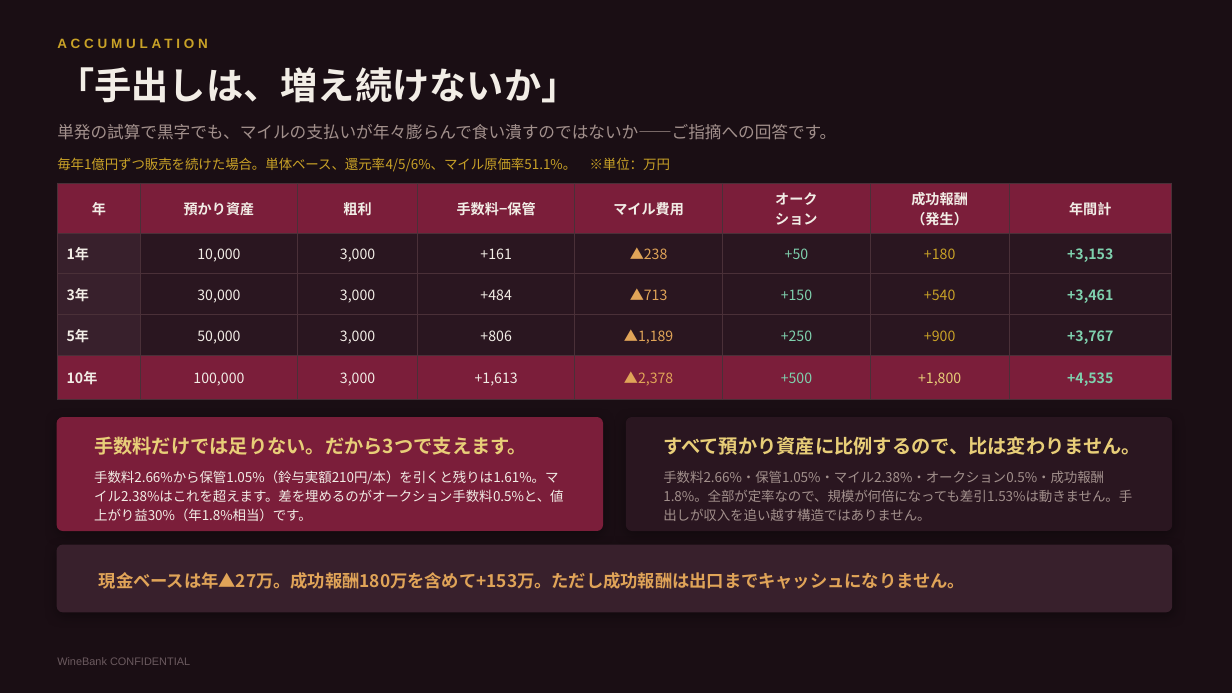
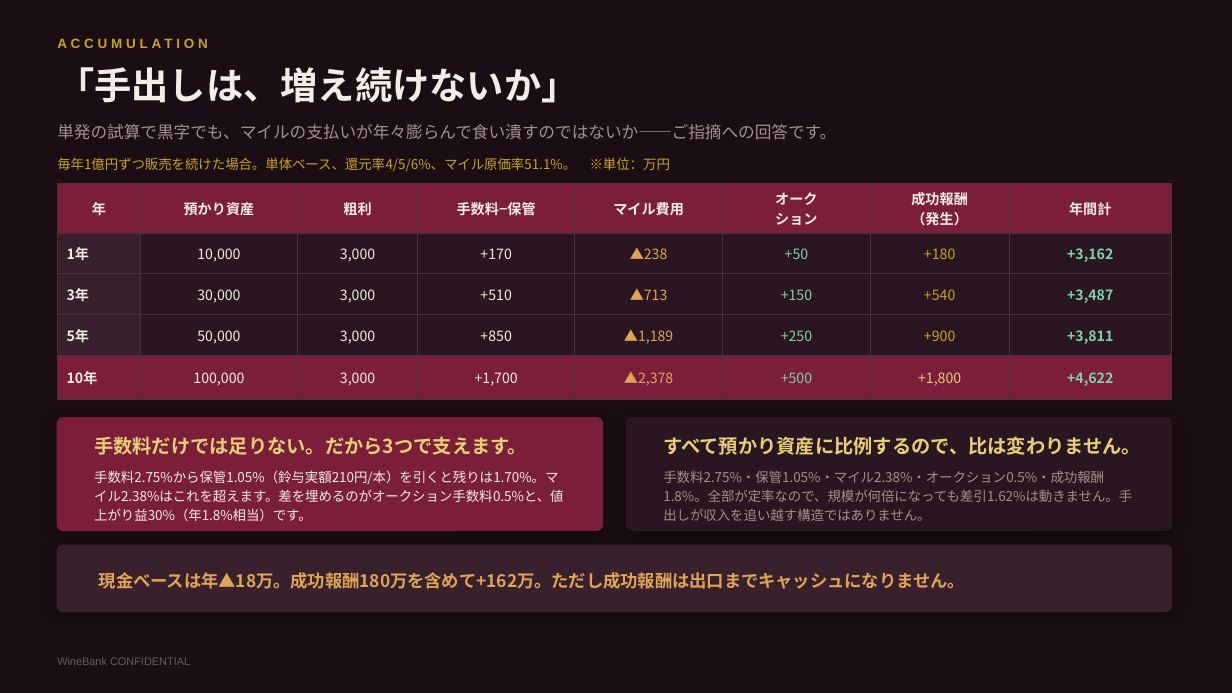
Before and after one commit to nakano-winebank/wine-auction, a slide deck: slide 5 of 提案資料/WineBank_ワインマイル経済圏構想.pptx. Drawn at 1232x693 pixels with LibreOffice and Linux fonts; fonts in the diff are those of the drawing. Boxes give left, top, right and bottom in pixels: in the first picture for what was removed or moved away, otherwise in the second. Text is boxed around its words. In the diff, an @@ line names an element or a change of style, - is before the commit and + after.

```diff
--- a/提案資料/WineBank_ワインマイル経済圏構想.pptx
+++ b/提案資料/WineBank_ワインマイル経済圏構想.pptx
@@ table at <box>57,183,1172,390</box> @@
-row 2, column 4: +161
+row 2, column 4: +170
-row 2, column 8: +3,153
+row 2, column 8: +3,162
-row 3, column 4: +484
+row 3, column 4: +510
-row 3, column 8: +3,461
+row 3, column 8: +3,487
-row 4, column 4: +806
+row 4, column 4: +850
-row 4, column 8: +3,767
+row 4, column 8: +3,811
-row 5, column 4: +1,613
+row 5, column 4: +1,700
-row 5, column 8: +4,535
+row 5, column 8: +4,622
@@ text at <box>94,470,563,521</box>: text changed @@
-手数料2.66%から保管1.05%（鈴与実額210円/本）を引くと残りは1.61%。マイル2.38%はこれを超えます。差を埋めるのがオークション手数料0.5%と、値上がり益30%（年1.8%相当）です。
+手数料2.75%から保管1.05%（鈴与実額210円/本）を引くと残りは1.70%。マイル2.38%はこれを超えます。差を埋めるのがオークション手数料0.5%と、値上がり益30%（年1.8%相当）です。
@@ text at <box>663,471,1132,521</box>: text changed @@
-手数料2.66%・保管1.05%・マイル2.38%・オークション0.5%・成功報酬1.8%。全部が定率なので、規模が何倍になっても差引1.53%は動きません。手出しが収入を追い越す構造ではありません。
+手数料2.75%・保管1.05%・マイル2.38%・オークション0.5%・成功報酬1.8%。全部が定率なので、規模が何倍になっても差引1.62%は動きません。手出しが収入を追い越す構造ではありません。
@@ text at <box>99,572,965,589</box>: text changed @@
-現金ベースは年▲27万。成功報酬180万を含めて+153万。ただし成功報酬は出口までキャッシュになりません。
+現金ベースは年▲18万。成功報酬180万を含めて+162万。ただし成功報酬は出口までキャッシュになりません。
```
Also in this commit, not shown: 5 other slides changed, 5 slides added, 5 other files.
